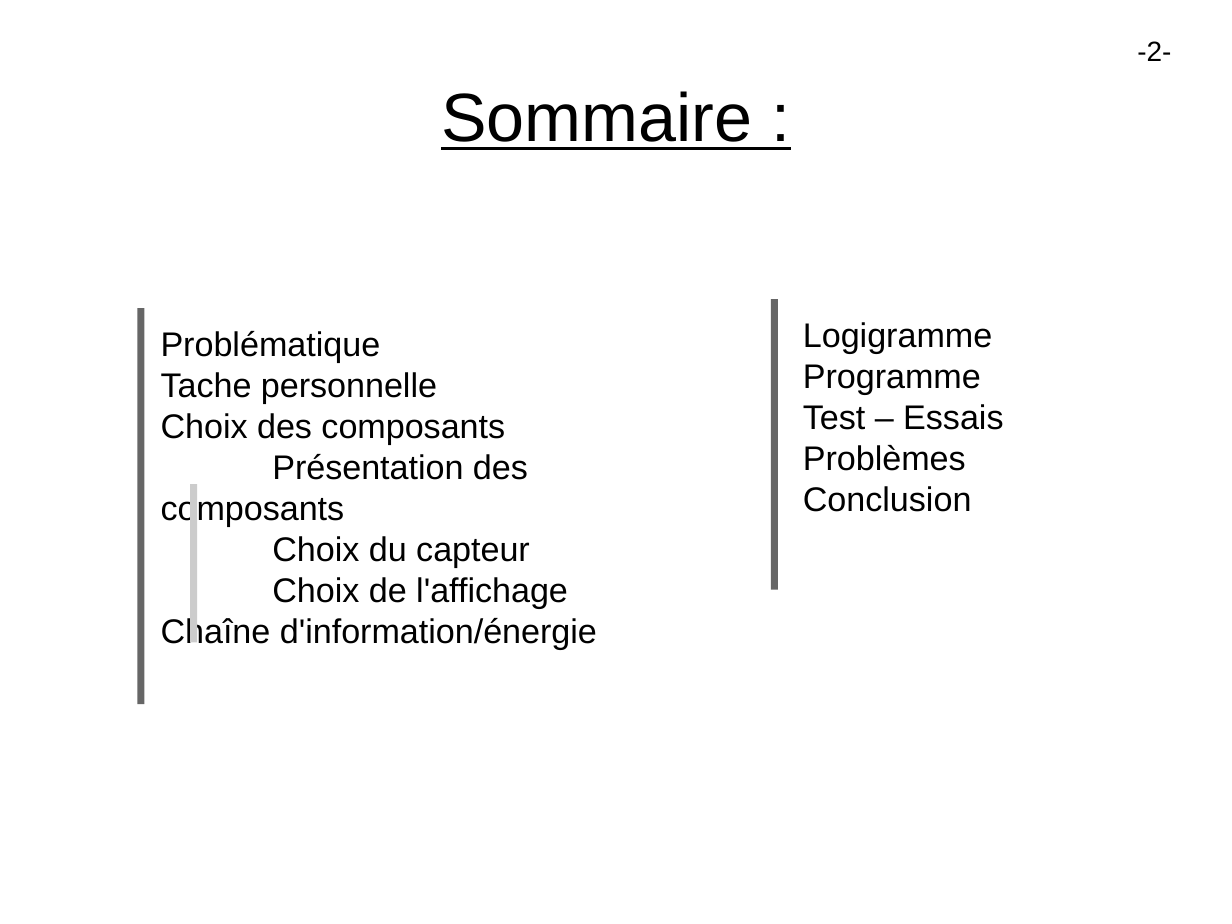
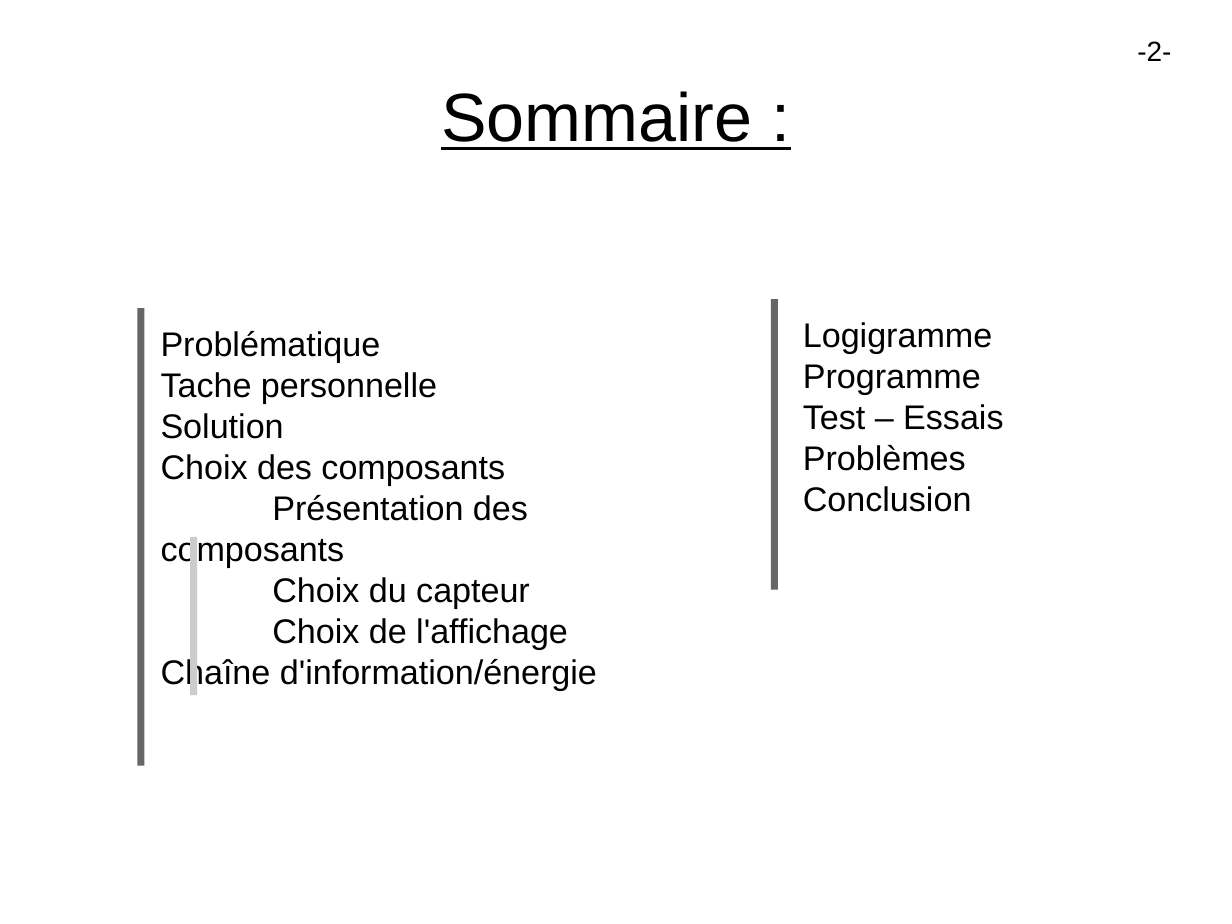
Before and after one commit to lesliesam96/Projet-STI2D, a slide deck: slide 2 of hugo/Diapo.odp. Drawn at 1232x924 pixels with LibreOffice and Linux fonts; fonts in the diff are those of the drawing. Boxes give left, top, right and bottom in pixels: in the first picture for what was removed or moved away, otherwise in the second. Text is boxed around its words. In the diff, an @@ line names an element or a change of style, - is before the commit and + after.

```diff
--- a/hugo/Diapo.odp
+++ b/hugo/Diapo.odp
@@ line moved from (141, 309) - (141, 704) to (141, 309) - (141, 766) @@
@@ text at (161,413,284,439): paragraph added @@
+Solution
@@ line moved from (193, 484) - (193, 643) to (193, 537) - (193, 695) @@
```
Also in this commit, not shown: 7 other slides changed, 1 slide added.
